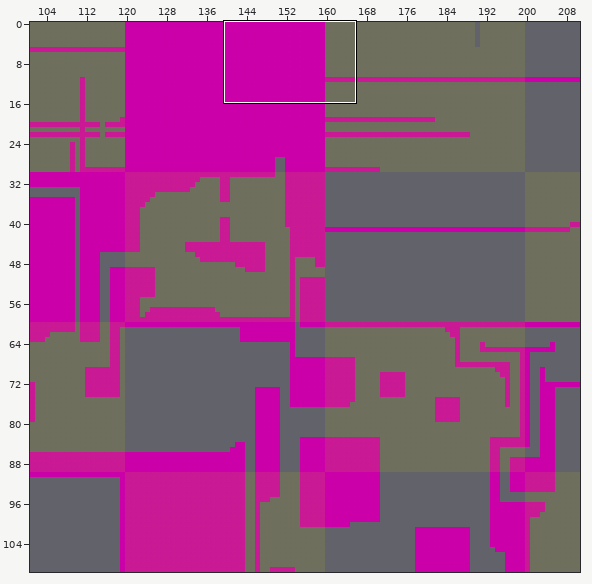
Level history. Tiled map: assets/maps/castle.tmx. The picture above shows the old version from afar; the outline marks the close-up.
Close-up. Earlier state:
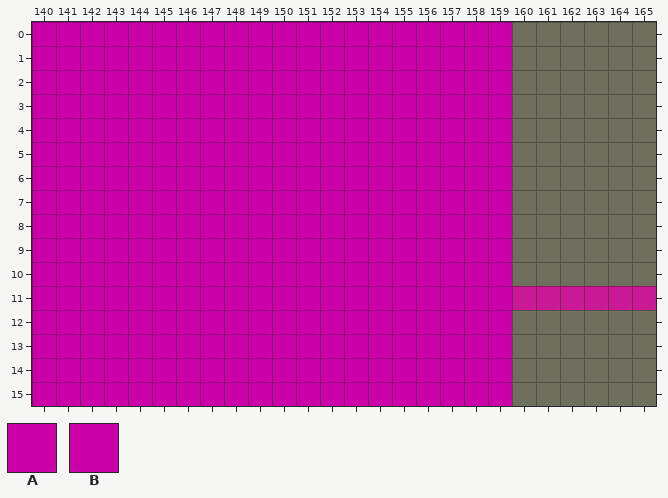
Cells are 16x16 px. Shown: x 140..165, y 0..15. The commit also changed other parts of the map, which this record leaves out.
Key: from "tiles": A 0, B 0 turned 90.
_ is an empty cell.
Layers that did not change in this view are not listed.
Layer "solids" before, first column x 140:
 0 AAAAAAAAAAAAABBBAAAA______
 1 AAAAAAAAAAAAABABAAAA______
 2 AAAAAAAAAAAAABABAAAA______
 3 AAAAAAAAAAAAABABAAAA______
 4 AAAAAAAAAAAAABABAAAA______
 5 AAAAAAAAAAAAABABAAAA______
 6 AAAAAAAAAAAAABABAAAA______
 7 AAAAAAAAAAAAABABAAAA______
 8 AAAAAAAAAAAAABABAAAA______
 9 AAAAAAAAAAAAABABAAAA______
10 AAAAAAAAAAAAABABAAAA______
11 AAAAAAAAAAAAABABAAAAAAAAAA
12 AAAAAAAAAAAAABABAAAA______
13 AAAAAAAAAAAAABABAAAA______
14 AAAAAAAAAAAAABABAAAA______
15 AAAAAAAAAAAAABABAAAA______
The result:
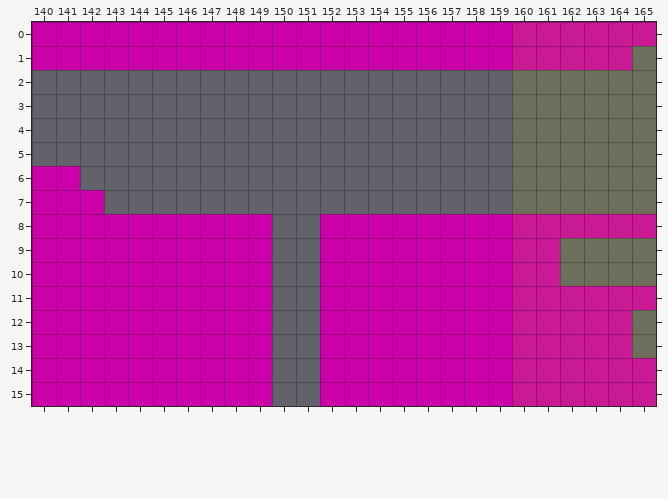
What changed:
Layer "solids":
Tile A is added in row 0 at x 160 to 165; in row 1 at x 160 to 164; in row 8 at x 160 to 165; in rows 9 to 10 at x 160 to 161; in rows 12 to 13 at x 160 to 164; in rows 14 to 15 at x 160 to 165.
The edit erases tile A in rows 2 to 5 at x 140 to 152, 154 and 156 to 159; in row 6 at x 142 to 152, 154 and 156 to 159; in row 7 at x 143 to 152, 154 and 156 to 159; in rows 8 to 15 at x 150 to 151.
The edit erases tile B in rows 2 to 7 at x 153 and 155.
Where, in picture pixels (left, top, right, bottom), the same in both close-ups:
changed: (32, 22, 656, 406)
